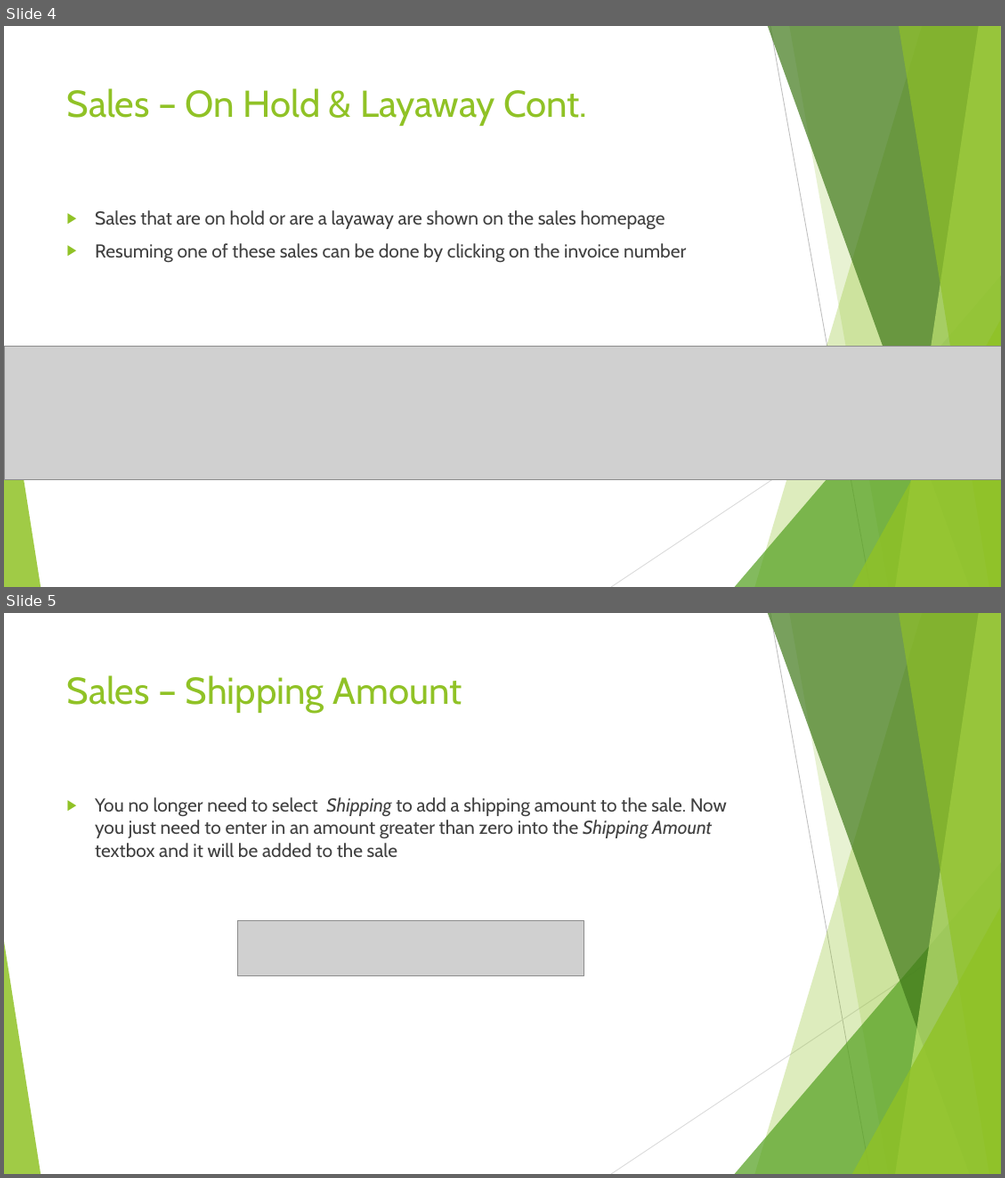
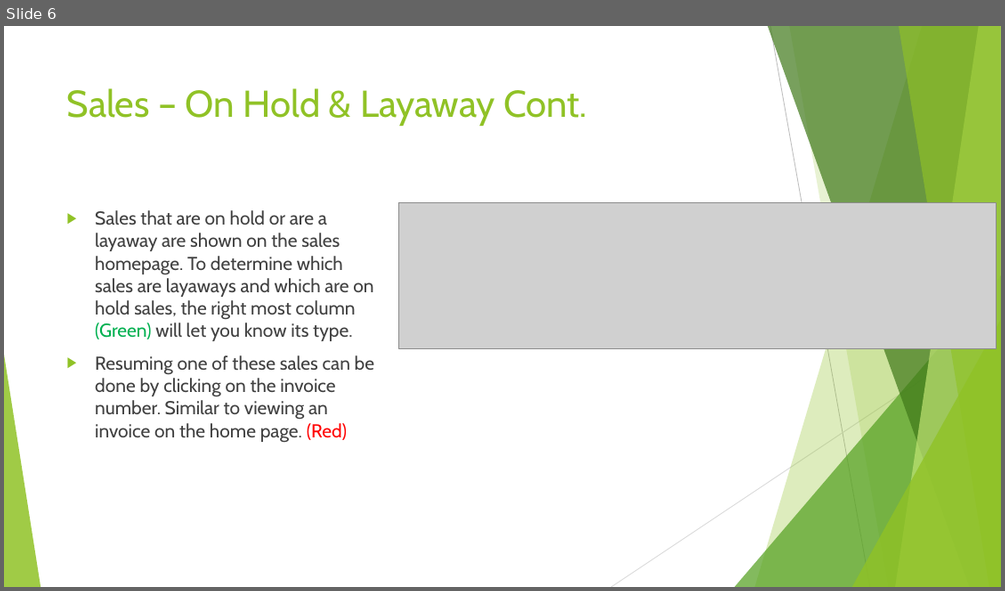
Before and after one commit to SweetSpotProShop/SweetSpot-Documentation, a slide deck: Release Powerpoints/V3.1.0.pptx. Shown one above the other, each under a label of ours: slides 4 and 5 before the commit, slide 6 after it. The pictures are 1005x1178 and 1005x591 pixels, drawn with LibreOffice and Linux fonts; fonts in the diff are those of the drawing; grey boxes stand for pictures. Boxes give left, top, right and bottom in pixels: in the first picture for what was removed or moved away, otherwise in the second. Text is boxed around its words. In the diff, an @@ line names an element or a change of style, - is before the commit and + after.

Commit message:
V3.1.0 - PowerPoint updated
-Updated the powerpoint for V3.1.0
-Temp Screenshots added

```diff
--- a/Release Powerpoints/V3.1.0.pptx
+++ b/Release Powerpoints/V3.1.0.pptx
@@ slide 5 removed at (x1=4, y1=613, x2=1001, y2=1174), background #FFFFFF; not listed: 10 template elements that a slide beside it also shows @@
@@ title removed at (x1=67, y1=675, x2=461, y2=713) @@
-Sales – Shipping Amount
@@ text removed at (x1=95, y1=797, x2=727, y2=857) @@
-▶ You no longer need to select Shipping to add a shipping amount to the sale. Now you just need to enter in an amount greater than zero into the Shipping Amount textbox and it will be added to the sale
@@ picture removed at (x1=238, y1=921, x2=583, y2=976) @@
@@ what was slide 4 is now slide 6 @@
@@ slide 6 changed as well @@
@@ text at (x1=95, y1=210, x2=374, y2=442): text changed @@
-▶ Sales that are on hold or are a layaway are shown on the sales homepage
-▶ Resuming one of these sales can be done by clicking on the invoice number
+▶ Sales that are on hold or are a layaway are shown on the sales homepage. To determine which sales are layaways and which are on hold sales, the right most column (Green) will let you know its type.
+▶ Resuming one of these sales can be done by clicking on the invoice number. Similar to viewing an invoice on the home page. (Red)
@@ picture added at (x1=399, y1=202, x2=995, y2=349) @@
@@ picture removed at (x1=4, y1=346, x2=1001, y2=480) @@
```
Also in this commit, not shown: 6 other slides changed, 5 slides added, 3 other slides removed, 9 other files.
